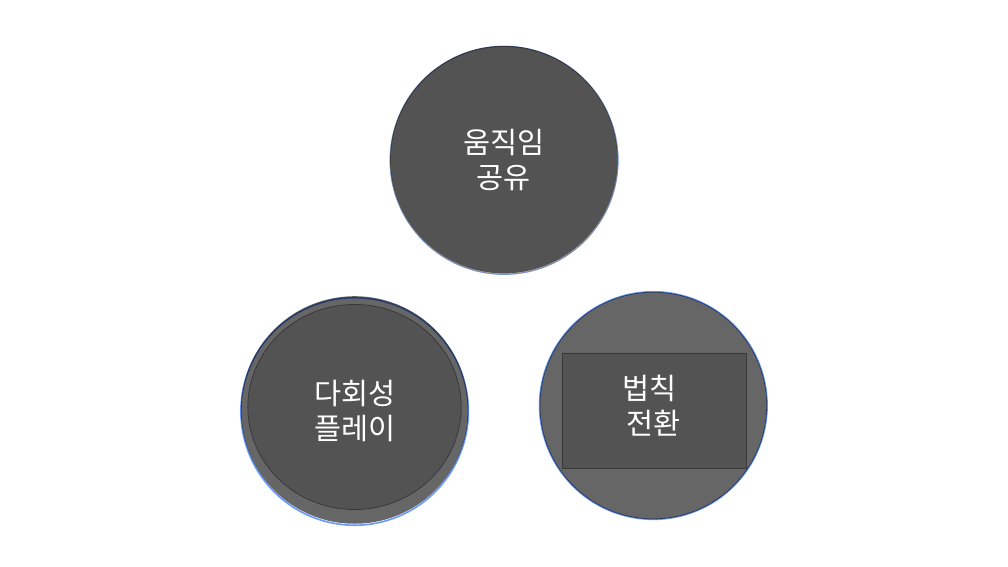
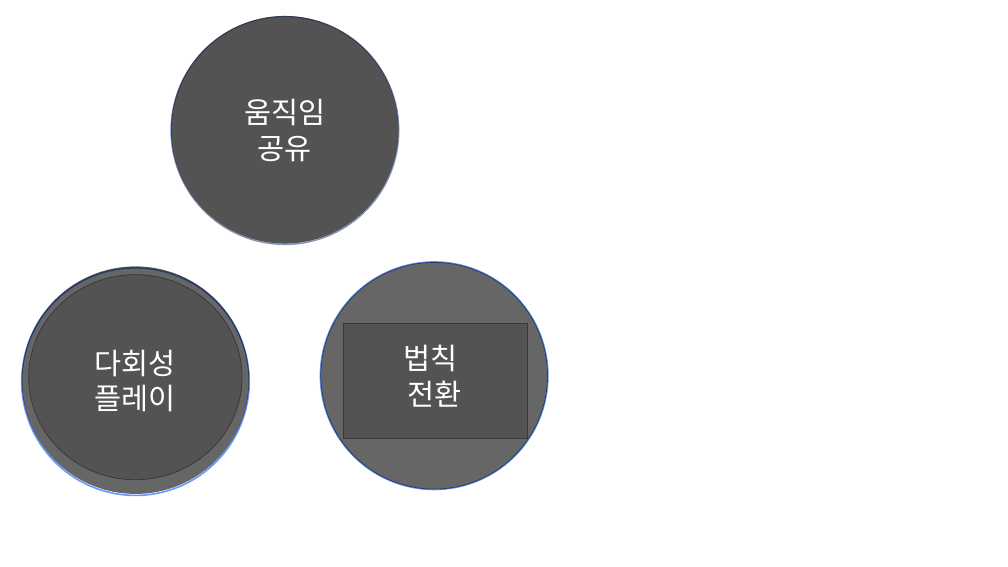
Before and after one commit to kjpark102312/Jagu_Agis, a slide deck: slide 6 of Documents/PartyBall/Project_TheBalls.pptx. Drawn at 1008x567 pixels with LibreOffice and Linux fonts; fonts in the diff are those of the drawing; grey boxes stand for pictures. Boxes give left, top, right and bottom in pixels: in the first picture for what was removed or moved away, otherwise in the second. Text is boxed around its words. In the diff, an @@ line names an element or a change of style, - is before the commit and + after.

```diff
--- a/Documents/PartyBall/Project_TheBalls.pptx
+++ b/Documents/PartyBall/Project_TheBalls.pptx
@@ 6 ellipses, 3 pictures: place and size @@
-6 ellipses, 3 pictures at (241,46,768,526)
+6 ellipses, 3 pictures at (22,16,548,495)
```
Also in this commit, not shown: 2 other slides changed, 5 slides added, 1 slide removed, 3 other files.
